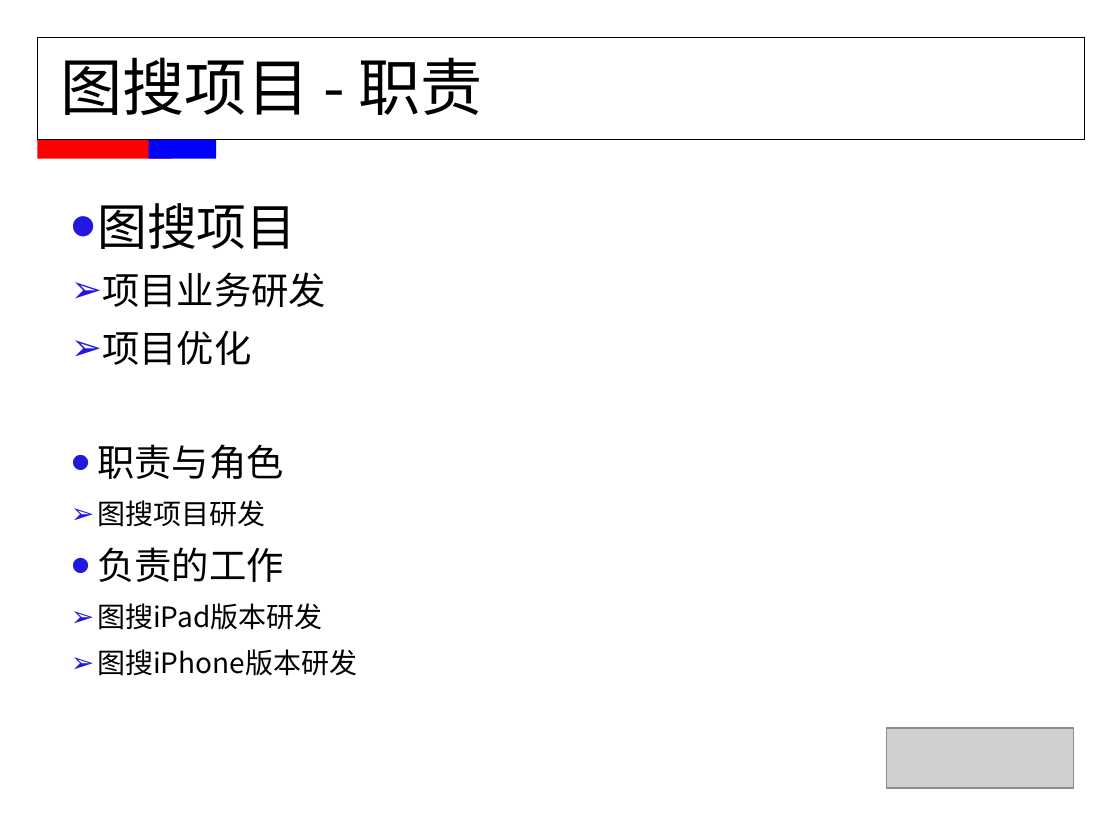
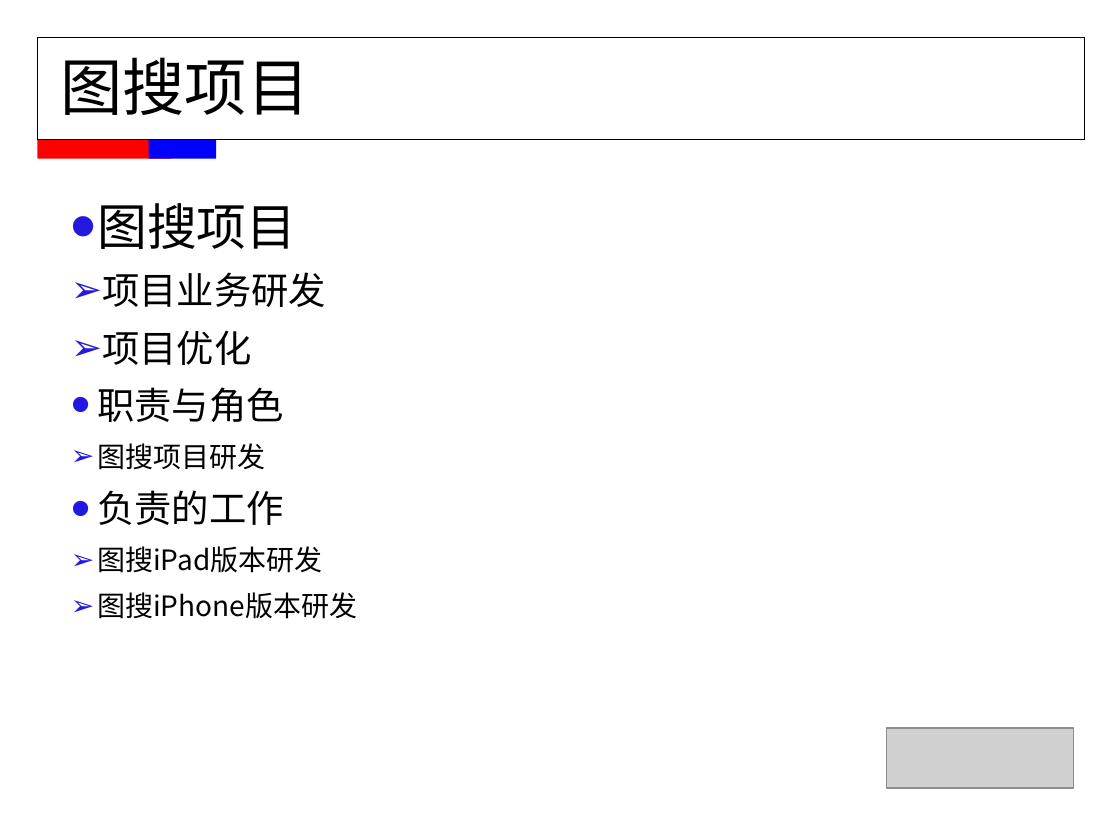
Before and after one commit to FridayAndHoliday/ElenaCodeManager, a slide deck: slide 10 of document/MMS职称评定-董伟平.ppt (slide 8 before the commit). Drawn at 1120x840 pixels with LibreOffice and Linux fonts; fonts in the diff are those of the drawing; grey boxes stand for pictures. Boxes give left, top, right and bottom in pixels: in the first picture for what was removed or moved away, otherwise in the second. Text is boxed around its words. In the diff, an @@ line names an element or a change of style, - is before the commit and + after.

```diff
--- a/document/MMS职称评定-董伟平.ppt
+++ b/document/MMS职称评定-董伟平.ppt
@@ title at [61,57,310,115]: text changed @@
-图搜项目 - 职责
+图搜项目
@@ text "图搜项目" rewrapped from [97,203,357,676] to [97,203,357,619] @@
```
Also in this commit, not shown: 2 other slides changed, 2 slides added, 1 slide removed.
